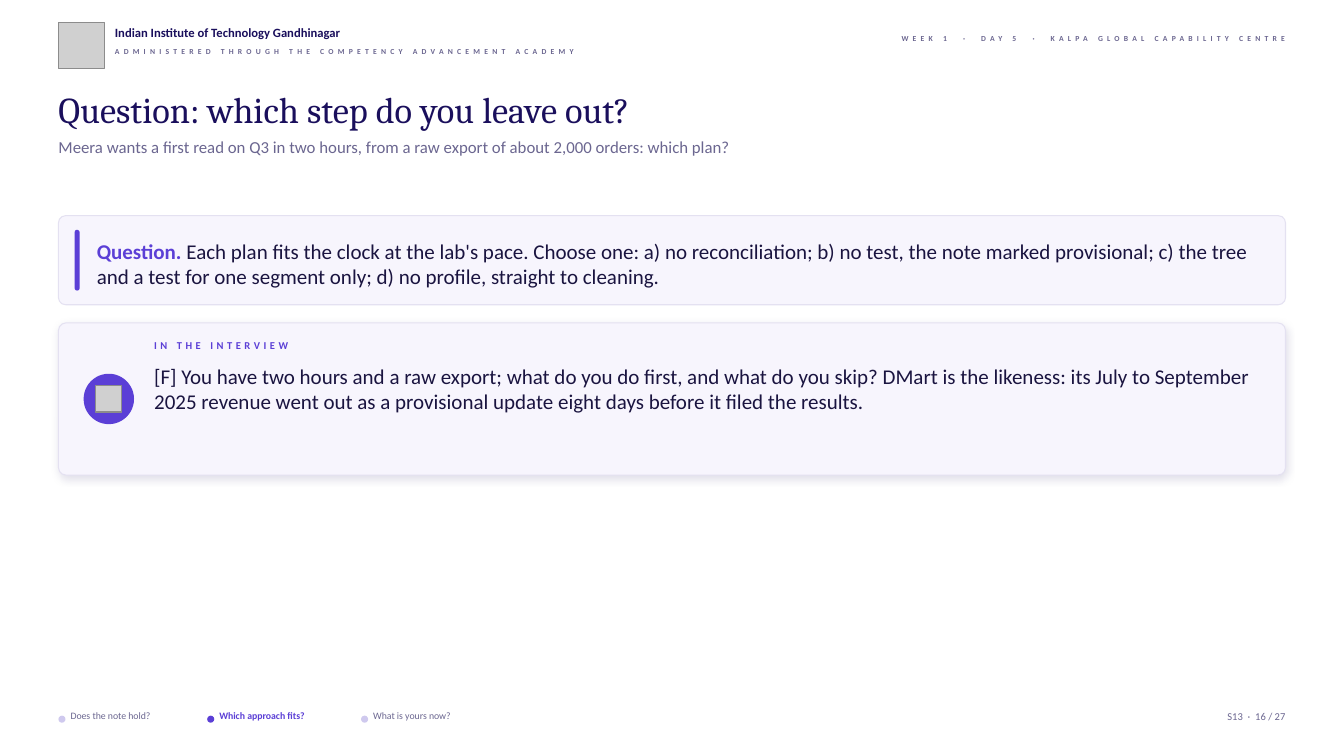
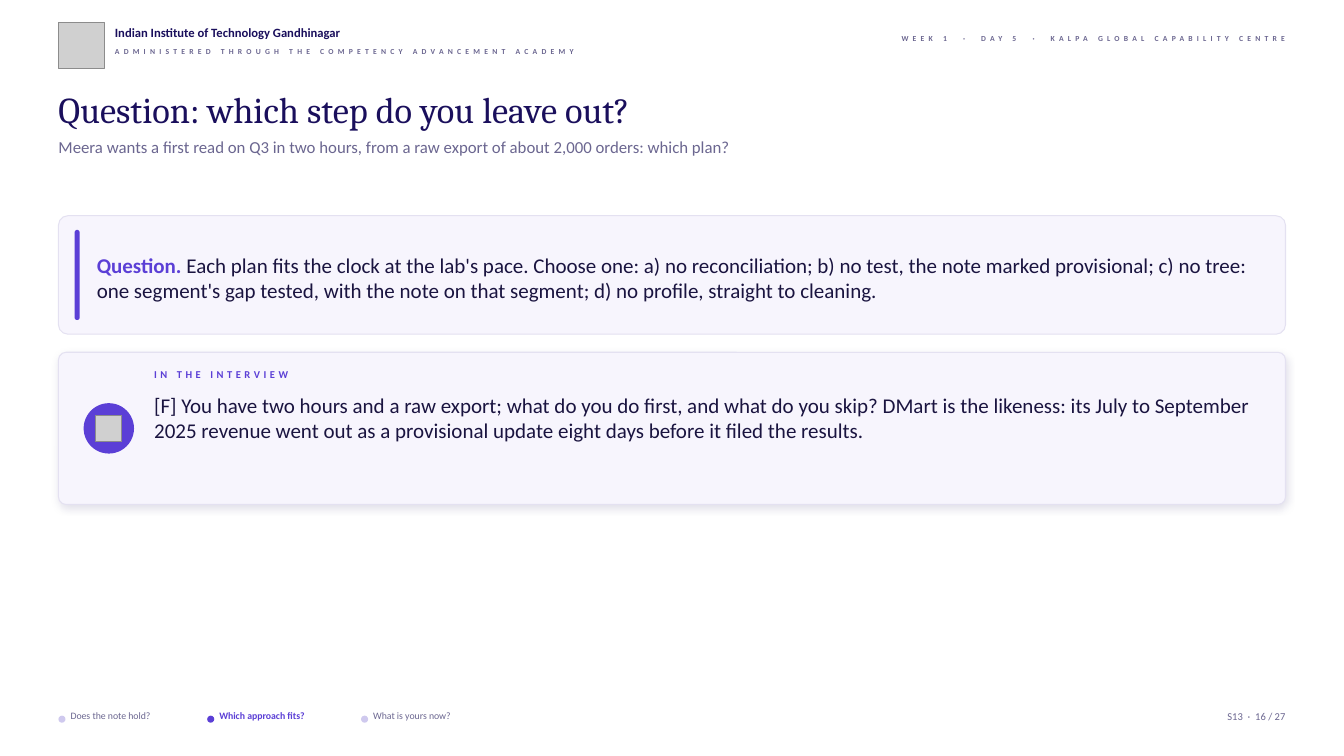
Before and after one commit to fde-academy-lab/c2-content-factory, a slide deck: slide 16 of content/W01/D5/slides/C2_W01_D05_rehearsal_STUDENT.pptx. Drawn at 1344x756 pixels with LibreOffice and Linux fonts; fonts in the diff are those of the drawing; grey boxes stand for pictures; background and template pictures are left out. Boxes give left, top, right and bottom in pixels: in the first picture for what was removed or moved away, otherwise in the second. Text is boxed around its words. In the diff, an @@ line names an element or a change of style, - is before the commit and + after.

```diff
--- a/content/W01/D5/slides/C2_W01_D05_rehearsal_STUDENT.pptx
+++ b/content/W01/D5/slides/C2_W01_D05_rehearsal_STUDENT.pptx
@@ rounded rectangle: place and size @@
-rounded rectangle at (58, 216, 1286, 304)
+rounded rectangle at (58, 216, 1286, 335)
@@ rounded rectangle: place and size @@
-rounded rectangle at (75, 230, 80, 290)
+rounded rectangle at (75, 230, 80, 321)
@@ text at (97, 258, 1246, 302): text changed @@
-Question. Each plan fits the clock at the lab's pace. Choose one: a) no reconciliation; b) no test, the note marked provisional; c) the tree and a test for one segment only; d) no profile, straight to cleaning.
+Question. Each plan fits the clock at the lab's pace. Choose one: a) no reconciliation; b) no test, the note marked provisional; c) no tree: one segment's gap tested, with the note on that segment; d) no profile, straight to cleaning.
@@ 2 texts, 1 picture, 1 ellipse, 1 rounded rectangle: place and size @@
-2 texts, 1 picture, 1 ellipse, 1 rounded rectangle at (58, 323, 1286, 475)
+2 texts, 1 picture, 1 ellipse, 1 rounded rectangle at (58, 353, 1286, 505)
```
Also in this commit, not shown: 16 other slides changed, 4 other files.
